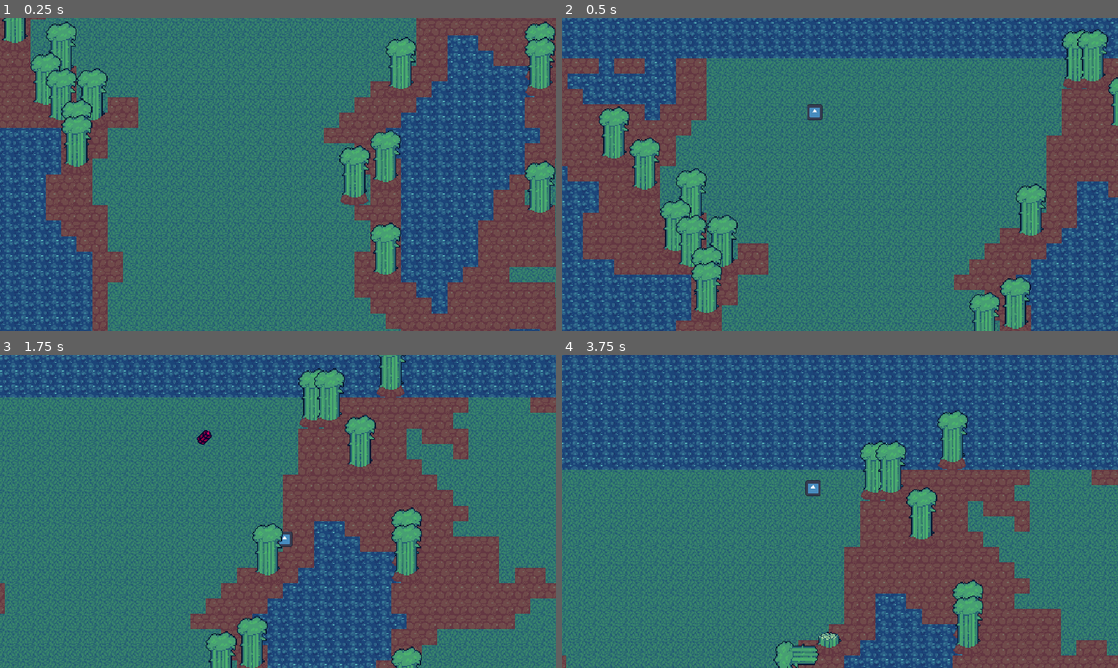
Above: before the commit, frames 1-4 (two rows, left to right).
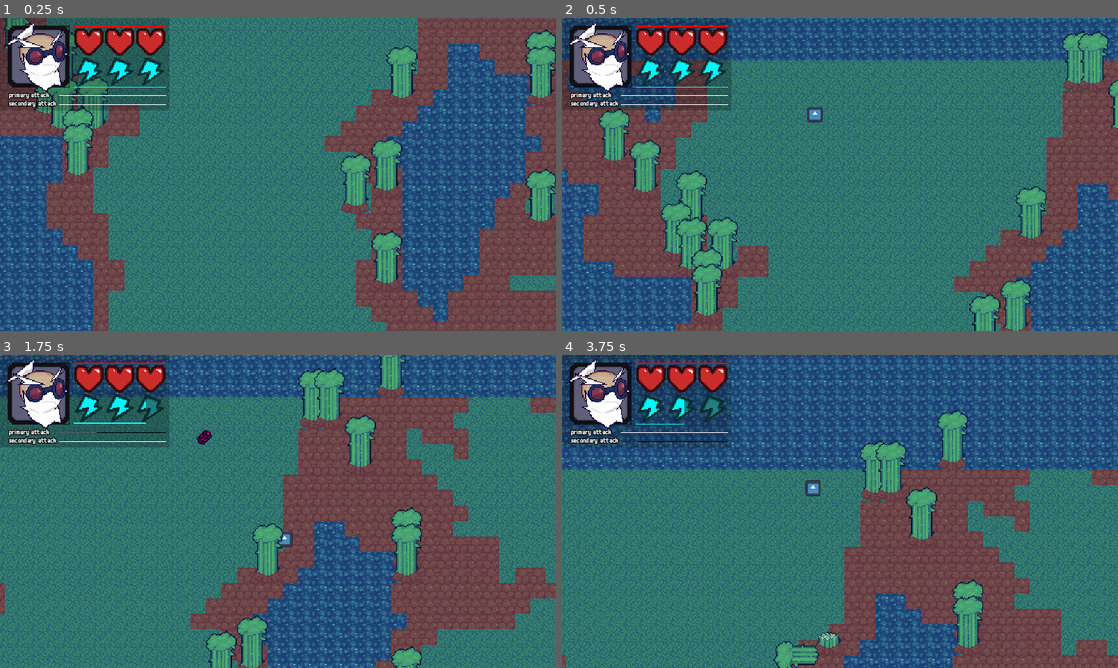
Above: after the commit, the same moments.

Repository: slotling/collateral-damage-gwj71
Game: Godot game, scene res://Scenes/Root/world.tscn
The game is run twice, just before and just after one commit, with the same random seed, the same clock (stepped at 60 frames per second) and the same inputs. The engine's default icon, where the game draws it, is replaced by a stand-in: a white triangle on a blue panel in a dark square.
Inputs (mouse positions are in pixels of both pictures, inside the frame that each line leads up to):
- Up to frame 1 (0.25 s): no input
- Up to frame 2 (0.5 s): no input
- Up to frame 3 (1.75 s): move the mouse to (400, 495) at 0.52 s; hold D (right) 0.53-1.28 s; hold Shift (run) 0.53-1.28 s; move the mouse to (166, 527) at 1.27 s; hold S (backward) from 1.28 s (still down); click (166, 527) at 1.35 s; tap Shift (run) at 1.55 s
- Up to frame 4 (3.75 s): move the mouse to (895, 442) at 2.02 s; release S (backward) at 2.03 s; hold D (right) 2.03-2.78 s; hold Shift (run) 2.03-2.78 s; right-click (895, 442) at 2.1 s; move the mouse to (812, 574) at 2.77 s; hold W (forward) 2.78-3.53 s; tap Shift (run) at 2.85 s; move the mouse to (1006, 558) at 3.52 s; hold A (left) from 3.53 s (still down); hold Shift (run) from 3.53 s (still down)

The runs differ from the first frame. In frame 1, 36% of the frame differs, in the area x 0-100%, y 0-100%; in frame 2, 32%; in frame 3, 7.8%; in frame 4, 8.5%.

Commit message:
GUI IS READY

Diff:
--- a/Handlers/AttackHandlers/CharacterAttack.gd
+++ b/Handlers/AttackHandlers/CharacterAttack.gd
@@ -1,6 +1,10 @@
 extends Node
 
+signal cooldown_end()
+
 @export var is_secondary_attack := false # will make it use secondary attack button if true
+@onready var cooldown_timer: Timer = $CooldownTimer
+
 signal execute_attack()
 
 func _ready():
@@ -9,9 +13,12 @@
 # Called every frame. 'delta' is the elapsed time since the previous frame.
 func _process(delta):
 	var pressed := Input.is_action_just_pressed("attack1") if !is_secondary_attack else Input.is_action_just_pressed("attack2")
-	if pressed and $CooldownTimer.is_stopped() and get_parent().state != "dead":
+	if pressed and cooldown_timer.is_stopped() and get_parent().state != "dead":
 		execute()
-		$CooldownTimer.start()
+		cooldown_timer.start()
 
 func execute():
 	pass
+
+func _on_cooldown_timer_timeout():
+	cooldown_end.emit()
--- a/Handlers/AttackHandlers/CharacterAttack.tscn
+++ b/Handlers/AttackHandlers/CharacterAttack.tscn
@@ -10,3 +10,5 @@
 
 [node name="CooldownTimer" type="Timer" parent="."]
 one_shot = true
+
+[connection signal="timeout" from="CooldownTimer" to="." method="_on_cooldown_timer_timeout"]
--- a/Handlers/SpriteShaker.gd
+++ b/Handlers/SpriteShaker.gd
@@ -1,6 +1,8 @@
 extends Node
+class_name SpriteShaker
 
-@export var sprite: Sprite2D
+@export var sprite: Node
+@export var offset_property: String = "offset"
 @export var duration: int = 12
 @export var pause_interval: float = 0.05
 @export var offset_range: int = 2
@@ -18,12 +20,12 @@
 	is_shaking = true
 
 	var sprites_to_offset: Array = [sprite]
-	var original_offsets_list: Array = [sprite.offset]
+	var original_offsets_list: Array = [sprite.get(offset_property)]
 
 	for sprite_child in sprite.get_children():
 		if sprite_child is Sprite2D:
 			sprites_to_offset.append(sprite_child)
-			original_offsets_list.append(sprite_child.offset)
+			original_offsets_list.append(sprite_child.get(offset_property))
 
 	for current_sprite_idx in sprites_to_offset.size():
 		soft_shake(sprites_to_offset[current_sprite_idx], original_offsets_list[current_sprite_idx])
@@ -39,12 +41,12 @@
 
 	for i in duration:
 
-		current_sprite.offset = offset
-		current_sprite.offset += global_random_offset
+		current_sprite.set(offset_property, offset)
+		current_sprite.set(offset_property, current_sprite.get(offset_property) + global_random_offset)
 		set_global_random_offset(current_sprite)
 		await get_tree().create_timer(pause_interval).timeout
 
 	if restore_default_offsets:
-		current_sprite.offset = offset
+		current_sprite.set(offset_property, offset)
 
 	is_shaking = false
--- /dev/null
+++ b/Resources/Atlases/gui_empty_hearts.tres
@@ -0,0 +1,7 @@
+[gd_resource type="AtlasTexture" load_steps=2 format=3 uid="uid://f67tfmkjjysr"]
+
+[ext_resource type="Texture2D" uid="uid://87t6to43gkmy" path="res://UI/GUI_art_improved.png" id="1_eucgl"]
+
+[resource]
+atlas = ExtResource("1_eucgl")
+region = Rect2(96, 0, 96, 32)
--- /dev/null
+++ b/Resources/Atlases/gui_empty_stamina_atlas.tres
@@ -0,0 +1,7 @@
+[gd_resource type="AtlasTexture" load_steps=2 format=3 uid="uid://ce6nmwq1d6tdc"]
+
+[ext_resource type="Texture2D" uid="uid://87t6to43gkmy" path="res://UI/GUI_art_improved.png" id="1_7rqwp"]
+
+[resource]
+atlas = ExtResource("1_7rqwp")
+region = Rect2(96, 32, 96, 32)
--- /dev/null
+++ b/Resources/Atlases/gui_half_empty_heart_atlas.tres
@@ -0,0 +1,7 @@
+[gd_resource type="AtlasTexture" load_steps=2 format=3 uid="uid://dxwi06pdtof53"]
+
+[ext_resource type="Texture2D" uid="uid://87t6to43gkmy" path="res://UI/GUI_art_improved.png" id="1_l44q4"]
+
+[resource]
+atlas = ExtResource("1_l44q4")
+region = Rect2(0, 128, 96, 32)
--- /dev/null
+++ b/Resources/Atlases/gui_hearts.tres
@@ -0,0 +1,7 @@
+[gd_resource type="AtlasTexture" load_steps=2 format=3 uid="uid://b3g38a4j7bre6"]
+
+[ext_resource type="Texture2D" uid="uid://87t6to43gkmy" path="res://UI/GUI_art_improved.png" id="1_v5h56"]
+
+[resource]
+atlas = ExtResource("1_v5h56")
+region = Rect2(0, 0, 96, 32)
--- /dev/null
+++ b/Resources/Atlases/gui_icon_atlas.tres
@@ -0,0 +1,7 @@
+[gd_resource type="AtlasTexture" load_steps=2 format=3 uid="uid://dmsc4lddqmp2g"]
+
+[ext_resource type="Texture2D" uid="uid://cau6ctrwqjr03" path="res://UI/Icon Template.png" id="1_2sqwm"]
+
+[resource]
+atlas = ExtResource("1_2sqwm")
+region = Rect2(0, 0, 64, 64)
--- /dev/null
+++ b/Resources/Atlases/gui_icon_lower_frame_atlas.tres
@@ -0,0 +1,7 @@
+[gd_resource type="AtlasTexture" load_steps=2 format=3 uid="uid://cy4bq8j415dod"]
+
+[ext_resource type="Texture2D" uid="uid://cau6ctrwqjr03" path="res://UI/Icon Template.png" id="1_q8k3e"]
+
+[resource]
+atlas = ExtResource("1_q8k3e")
+region = Rect2(64, 0, 64, 64)
--- /dev/null
+++ b/Resources/Atlases/gui_one_third_half_empty_hearts_atlas.tres
@@ -0,0 +1,7 @@
+[gd_resource type="AtlasTexture" load_steps=2 format=3 uid="uid://bikwrdv5af61h"]
+
+[ext_resource type="Texture2D" uid="uid://87t6to43gkmy" path="res://UI/GUI_art_improved.png" id="1_s7wcl"]
+
+[resource]
+atlas = ExtResource("1_s7wcl")
+region = Rect2(0, 64, 96, 32)
--- /dev/null
+++ b/Resources/Atlases/gui_stamina_atlas.tres
@@ -0,0 +1,7 @@
+[gd_resource type="AtlasTexture" load_steps=2 format=3 uid="uid://bno2dgijcapuc"]
+
+[ext_resource type="Texture2D" uid="uid://87t6to43gkmy" path="res://UI/GUI_art_improved.png" id="1_3mn6j"]
+
+[resource]
+atlas = ExtResource("1_3mn6j")
+region = Rect2(0, 32, 96, 32)
--- /dev/null
+++ b/Resources/Atlases/gui_two_thirds_half_empty_hearts_atlas.tres
@@ -0,0 +1,7 @@
+[gd_resource type="AtlasTexture" load_steps=2 format=3 uid="uid://7jgb4i5ygsqr"]
+
+[ext_resource type="Texture2D" uid="uid://87t6to43gkmy" path="res://UI/GUI_art_improved.png" id="1_khvd0"]
+
+[resource]
+atlas = ExtResource("1_khvd0")
+region = Rect2(96, 64, 96, 32)
--- a/Scenes/Entities/Enemies/terminator_enemy.tscn
+++ b/Scenes/Entities/Enemies/terminator_enemy.tscn
@@ -5,7 +5,6 @@
 [ext_resource type="Script" path="res://Handlers/AttackHandlers/EnemyAttacks/TerminatorEnemy_Attack1.gd" id="3_glmjw"]
 
 [node name="TerminatorEnemy" instance=ExtResource("1_iclhj")]
-y_sort_enabled = false
 
 [node name="MovementHandler" parent="." index="6"]
 max_speed = 250.0
--- a/Scenes/Entities/Projectiles/explosion.gd
+++ b/Scenes/Entities/Projectiles/explosion.gd
@@ -7,6 +7,7 @@
 
 # Called when the node enters the scene tree for the first time.
 func _ready():
+	Global.play_sound("PlayerSFX", "bomb" + str(randi_range(1, 3)), 0, global_position)
 	$AnimationPlayer.play("explosion")
 
 # Called every frame. 'delta' is the elapsed time since the previous frame.
--- a/Scenes/Entities/player.gd
+++ b/Scenes/Entities/player.gd
@@ -3,6 +3,9 @@
 
 @onready var movement_handler: Node = $MovementHandler
 @onready var health_handler: Node = $HealthHandler
+@onready var primary_attack: Node = $CharacterAttack1
+@onready var secondary_attack: Node = $CharacterAttack2
+@onready var game_ui: Node = $GUI
 
 var state: String = "idle"
 
@@ -18,3 +21,6 @@
 
 func _on_hit_box_handler_hit(strength, cause, hurtbox_global_position):
 	health_handler.affect(-abs(strength), cause, hurtbox_global_position)
+
+func _on_health_handler_hit(value, cause, hurtbox_global_position):
+	game_ui.update_hearts(value, cause)
--- a/Scenes/Entities/player.tscn
+++ b/Scenes/Entities/player.tscn
@@ -51,3 +51,4 @@
 
 [connection signal="hit" from="HitBoxHandler" to="." method="_on_hit_box_handler_hit"]
 [connection signal="died" from="HealthHandler" to="." method="_on_health_handler_died"]
+[connection signal="hit" from="HealthHandler" to="." method="_on_health_handler_hit"]
--- a/Scenes/Environment/bamboo.gd
+++ b/Scenes/Environment/bamboo.gd
@@ -40,3 +40,7 @@
 
 	health_handler.affect(randi_range(5, 10), "Heal", global_position)
 	$RegrowTimer.start(2)
+
+func _on_animation_player_current_animation_changed(anim_name):
+	if anim_name == "hit":
+		Global.play_sound("EnvSFX", "bamboo" + str(randi_range(1, 3)), 0, global_position)
--- a/Scenes/Environment/bamboo.tscn
+++ b/Scenes/Environment/bamboo.tscn
@@ -10,6 +10,37 @@
 [sub_resource type="AtlasTexture" id="AtlasTexture_ji3it"]
 atlas = ExtResource("3_2df0l")
 region = Rect2(384, 96, 320, 120)
+
+[sub_resource type="Animation" id="Animation_56ky8"]
+length = 0.001
+tracks/0/type = "value"
+tracks/0/imported = false
+tracks/0/enabled = true
+tracks/0/path = NodePath("Sprite2D/GrownSprite:scale")
+tracks/0/interp = 1
+tracks/0/loop_wrap = true
+tracks/0/keys = {
+"times": PackedFloat32Array(0),
+"transitions": PackedFloat32Array(1),
+"update": 0,
+"values": [Vector2(1, 1)]
+}
+
+[sub_resource type="Animation" id="Animation_fh40o"]
+resource_name = "fallen"
+length = 0.1
+tracks/0/type = "value"
+tracks/0/imported = false
+tracks/0/enabled = true
+tracks/0/path = NodePath("Sprite2D/GrownSprite:scale")
+tracks/0/interp = 1
+tracks/0/loop_wrap = true
+tracks/0/keys = {
+"times": PackedFloat32Array(0),
+"transitions": PackedFloat32Array(1),
+"update": 0,
+"values": [Vector2(1e-05, 1e-05)]
+}
 
 [sub_resource type="Animation" id="Animation_q1pyo"]
 resource_name = "grow"
@@ -27,21 +58,6 @@
 "values": [Vector2(1, 1e-05), Vector2(0.7, 1.1), Vector2(1, 1)]
 }
 
-[sub_resource type="Animation" id="Animation_56ky8"]
-length = 0.001
-tracks/0/type = "value"
-tracks/0/imported = false
-tracks/0/enabled = true
-tracks/0/path = NodePath("Sprite2D/GrownSprite:scale")
-tracks/0/interp = 1
-tracks/0/loop_wrap = true
-tracks/0/keys = {
-"times": PackedFloat32Array(0),
-"transitions": PackedFloat32Array(1),
-"update": 0,
-"values": [Vector2(1, 1)]
-}
-
 [sub_resource type="Animation" id="Animation_4tr8r"]
 resource_name = "hit"
 length = 0.3
@@ -56,22 +72,6 @@
 "transitions": PackedFloat32Array(1, 1),
 "update": 0,
 "values": [Vector2(0.9, 1), Vector2(1, 1)]
-}
-
-[sub_resource type="Animation" id="Animation_fh40o"]
-resource_name = "fallen"
-length = 0.1
-tracks/0/type = "value"
-tracks/0/imported = false
-tracks/0/enabled = true
-tracks/0/path = NodePath("Sprite2D/GrownSprite:scale")
-tracks/0/interp = 1
-tracks/0/loop_wrap = true
-tracks/0/keys = {
-"times": PackedFloat32Array(0),
-"transitions": PackedFloat32Array(1),
-"update": 0,
-"values": [Vector2(1e-05, 1e-05)]
 }
 
 [sub_resource type="AnimationLibrary" id="AnimationLibrary_2fvjx"]
@@ -129,5 +129,6 @@
 position = Vector2(0, -32)
 shape = SubResource("RectangleShape2D_3c36m")
 
+[connection signal="current_animation_changed" from="AnimationPlayer" to="." method="_on_animation_player_current_animation_changed"]
 [connection signal="timeout" from="RegrowTimer" to="." method="_on_regrow_timer_timeout"]
 [connection signal="hit" from="HitBoxHandler" to="." method="_on_hit_box_handler_hit"]
--- a/Scenes/Environment/fallen_bamboo.gd
+++ b/Scenes/Environment/fallen_bamboo.gd
@@ -10,6 +10,7 @@
 	anim_player.play(anim_name)
 
 func sprite_shaker_shake():
+	Global.play_sound("EnvSFX", "bamboo" + str(randi_range(1, 3)), 0, global_position)
 	sprite_shaker.shake()
 
 
--- a/Scenes/Environment/fallen_bamboo.tscn
+++ b/Scenes/Environment/fallen_bamboo.tscn
@@ -13,7 +13,7 @@
 tracks/0/imported = false
 tracks/0/enabled = true
 tracks/0/path = NodePath("Sprite2D:position")
-tracks/0/interp = 1
+tracks/0/interp = 2
 tracks/0/loop_wrap = true
 tracks/0/keys = {
 "times": PackedFloat32Array(0, 0.2, 0.3, 0.4, 0.55, 0.6),
@@ -1183,6 +1183,8 @@
 
 [node name="FallenBamboo" instance=ExtResource("1_5vcay")]
 script = ExtResource("2_kbg35")
+flammable = null
+regeneratable = null
 
 [node name="SpriteShaker" parent="." index="0"]
 duration = 6
@@ -1201,7 +1203,6 @@
 }
 
 [node name="HurtBoxHandler" parent="." index="4" instance=ExtResource("5_dom2m")]
-visible = false
 monitorable = false
 strength = 50
 cause = "Crushed"
--- a/Scenes/Generation/terrain.gd
+++ b/Scenes/Generation/terrain.gd
@@ -24,6 +24,14 @@
 	Vector2(0, 0),
 	Vector2(3, 7)
 ]
+
+func _ready():
+	randomize()
+	noise_map.noise.seed = randi()
+	noise = noise_map.noise
+	generate_initial()
+	generate()
+	make_and_bake_navigation()
 
 func relocate_player(x, y):
 	var target = get_tree().get_first_node_in_group("player")
@@ -93,15 +101,3 @@
 	new_navigation_mesh.add_outline(bounding_outline)
 	navigation.navigation_polygon = new_navigation_mesh
 	navigation.bake_navigation_polygon()
-
-
-func _ready():
-	randomize()
-	noise_map.noise.seed = randi()
-	noise = noise_map.noise
-	generate_initial()
-	generate()
-	make_and_bake_navigation()
-
-func _process(delta):
-	pass
--- a/Scenes/Root/world.tscn
+++ b/Scenes/Root/world.tscn
@@ -18,4 +18,3 @@
 size = Vector2(100, 100)
 
 [node name="DemolitionistPlayer" parent="." instance=ExtResource("2_0m2oe")]
-position = Vector2(8, 64)
--- a/UI/gui.gd
+++ b/UI/gui.gd
@@ -1,3 +1,57 @@
 extends CanvasLayer
 
-@onready var player: CharacterBody2D = get_parent()
+const heh1_preload: AtlasTexture = preload("res://Resources/Atlases/gui_one_third_half_empty_hearts_atlas.tres")
+const heh2_preload: AtlasTexture = preload("res://Resources/Atlases/gui_two_thirds_half_empty_hearts_atlas.tres")
+const heh3_preload: AtlasTexture = preload("res://Resources/Atlases/gui_half_empty_heart_atlas.tres")
+const hearts: AtlasTexture = preload("res://Resources/Atlases/gui_hearts.tres")
+
+@onready var player: Player = get_parent()
+@onready var heart_collection: TextureProgressBar = $Control/HBoxContainer/VBoxContainer/Hearts
+@onready var heart_shaker: SpriteShaker = $HeartShaker
+@onready var stamina_collection: TextureProgressBar = $Control/HBoxContainer/VBoxContainer/Stamina
+@onready var stamina_shaker: SpriteShaker = $StaminaShaker
+@onready var icon_shaker: SpriteShaker = $IconShaker
+@onready var primary_atk_cooldown: ProgressBar = $AttackCooldowns/PrimaryAttackCooldown
+@onready var secondary_atk_cooldown: ProgressBar = $AttackCooldowns/SecondaryAttackCooldown
+
+func _ready() -> void:
+	pass
+
+func _physics_process(_delta) -> void:
+	update_stamina()
+	update_cooldowns()
+
+func update_cooldowns() -> void:
+	var primary_cdt: Timer = player.primary_attack.cooldown_timer
+	var secondary_cdt: Timer = player.secondary_attack.cooldown_timer
+	var primary_modulate_remap: float = remap(primary_cdt.time_left, 0, primary_cdt.wait_time, 1.0, 0.0)
+	var secondary_modulate_remap: float = remap(secondary_cdt.time_left, 0, secondary_cdt.wait_time, 1.0, 0.0)
+	primary_atk_cooldown.value = remap(primary_cdt.time_left, 0, primary_cdt.wait_time, 64, 0)
+	primary_atk_cooldown.modulate = Color(primary_modulate_remap, primary_modulate_remap, primary_modulate_remap, 1.0)
+	secondary_atk_cooldown.value = remap(secondary_cdt.time_left, 0, secondary_cdt.wait_time, 64, 0)
+	secondary_atk_cooldown.modulate = Color(secondary_modulate_remap, secondary_modulate_remap, secondary_modulate_remap, 1.0)
+
+func update_stamina() -> void:
+	if player.movement_handler.running and player.state == "walk":
+		stamina_shaker.shake()
+
+	if player.state == "dead":
+		stamina_collection.value = 0
+	else:
+		stamina_collection.value = remap(player.movement_handler.stamina, 0, 1000, 0, 96)
+
+func update_hearts(_damage, _cause) -> void:
+	heart_shaker.shake()
+	icon_shaker.shake()
+	heart_collection.value = player.health_handler.health
+
+	if heart_collection.value > 90:
+		heart_collection.set_progress_texture(hearts)
+	elif heart_collection.value > 55:
+		heart_collection.set_progress_texture(heh1_preload)
+	elif heart_collection.value > 0:
+		heart_collection.set_progress_texture(heh2_preload)
+	else:
+		heart_collection.set_progress_texture(heh3_preload)
+
+	# 87, 53, 19
--- a/UI/gui.tscn
+++ b/UI/gui.tscn
@@ -1,9 +1,49 @@
-[gd_scene load_steps=2 format=3 uid="uid://c37pk28hj6rad"]
+[gd_scene load_steps=14 format=3 uid="uid://c37pk28hj6rad"]
 
 [ext_resource type="Script" path="res://UI/gui.gd" id="1_a0fpn"]
+[ext_resource type="Texture2D" uid="uid://dmsc4lddqmp2g" path="res://Resources/Atlases/gui_icon_atlas.tres" id="2_vd156"]
+[ext_resource type="Texture2D" uid="uid://cy4bq8j415dod" path="res://Resources/Atlases/gui_icon_lower_frame_atlas.tres" id="4_ddwg2"]
+[ext_resource type="Texture2D" uid="uid://f67tfmkjjysr" path="res://Resources/Atlases/gui_empty_hearts.tres" id="5_m2yw5"]
+[ext_resource type="Texture2D" uid="uid://dgfuu1enctak4" path="res://Assets/Emotions/TeddyDynamite/TeddyDynamiteEmotionSheet.png" id="5_ugdgb"]
+[ext_resource type="Texture2D" uid="uid://b3g38a4j7bre6" path="res://Resources/Atlases/gui_hearts.tres" id="6_6yntk"]
+[ext_resource type="PackedScene" uid="uid://bwvgbh0q0mp66" path="res://Handlers/sprite_shaker.tscn" id="7_yytos"]
+[ext_resource type="Texture2D" uid="uid://ce6nmwq1d6tdc" path="res://Resources/Atlases/gui_empty_stamina_atlas.tres" id="8_tp7gk"]
+[ext_resource type="Texture2D" uid="uid://bno2dgijcapuc" path="res://Resources/Atlases/gui_stamina_atlas.tres" id="9_wnh1g"]
+[ext_resource type="FontFile" uid="uid://bi6x30dpos4nj" path="res://Assets/Fonts/m6x11plus.ttf" id="10_u05t0"]
+
+[sub_resource type="LabelSettings" id="LabelSettings_p5pw0"]
+line_spacing = -0.155
+font = ExtResource("10_u05t0")
+font_size = 8
+outline_size = 3
+outline_color = Color(0, 0, 0, 1)
+
+[sub_resource type="StyleBoxFlat" id="StyleBoxFlat_ajj8a"]
+bg_color = Color(0, 0, 0, 1)
+
+[sub_resource type="StyleBoxFlat" id="StyleBoxFlat_61g2h"]
+bg_color = Color(1, 1, 1, 1)
 
 [node name="GUI" type="CanvasLayer"]
 script = ExtResource("1_a0fpn")
+
+[node name="HeartShaker" parent="." node_paths=PackedStringArray("sprite") instance=ExtResource("7_yytos")]
+sprite = NodePath("../Control/HBoxContainer/VBoxContainer/Hearts")
+offset_property = "texture_progress_offset"
+pause_interval = 0.01
+offset_range = 7
+
+[node name="StaminaShaker" parent="." node_paths=PackedStringArray("sprite") instance=ExtResource("7_yytos")]
+sprite = NodePath("../Control/HBoxContainer/VBoxContainer/Stamina")
+offset_property = "texture_progress_offset"
+pause_interval = 0.01
+offset_range = 1
+
+[node name="IconShaker" parent="." node_paths=PackedStringArray("sprite") instance=ExtResource("7_yytos")]
+sprite = NodePath("../Control/HBoxContainer/IconBase/Icon")
+duration = 10
+pause_interval = 0.01
+offset_range = 7
 
 [node name="Control" type="Control" parent="."]
 layout_mode = 3
@@ -12,3 +52,84 @@
 anchor_bottom = 1.0
 grow_horizontal = 2
 grow_vertical = 2
+
+[node name="ColorRect" type="ColorRect" parent="Control"]
+layout_mode = 0
+offset_right = 176.0
+offset_bottom = 96.0
+color = Color(0, 0, 0, 0.211765)
+
+[node name="HBoxContainer" type="HBoxContainer" parent="Control"]
+layout_mode = 0
+offset_left = 8.0
+offset_top = 8.0
+offset_right = 184.0
+offset_bottom = 72.0
+
+[node name="IconBase" type="TextureRect" parent="Control/HBoxContainer"]
+layout_mode = 2
+texture = ExtResource("2_vd156")
+stretch_mode = 2
+
+[node name="Frame" type="TextureRect" parent="Control/HBoxContainer/IconBase"]
+layout_mode = 2
+offset_right = 64.0
+offset_bottom = 64.0
+texture = ExtResource("4_ddwg2")
+
+[node name="Icon" type="Sprite2D" parent="Control/HBoxContainer/IconBase"]
+position = Vector2(32, 32)
+texture = ExtResource("5_ugdgb")
+hframes = 4
+
+[node name="VBoxContainer" type="VBoxContainer" parent="Control/HBoxContainer"]
+layout_mode = 2
+theme_override_constants/separation = 0
+
+[node name="Hearts" type="TextureProgressBar" parent="Control/HBoxContainer/VBoxContainer"]
+layout_mode = 2
+value = 100.0
+texture_under = ExtResource("5_m2yw5")
+texture_progress = ExtResource("6_6yntk")
+
+[node name="Stamina" type="TextureProgressBar" parent="Control/HBoxContainer/VBoxContainer"]
+layout_mode = 2
+max_value = 96.0
+value = 96.0
+allow_lesser = true
+texture_under = ExtResource("8_tp7gk")
+texture_progress = ExtResource("9_wnh1g")
+
+[node name="Label" type="Label" parent="Control"]
+layout_mode = 0
+offset_left = 9.0
+offset_top = 75.0
+offset_right = 62.0
+offset_bottom = 93.0
+text = "primary attack
+secondary attack"
+label_settings = SubResource("LabelSettings_p5pw0")
+autowrap_mode = 3
+
+[node name="AttackCooldowns" type="VBoxContainer" parent="."]
+offset_left = 61.0
+offset_top = 80.0
+offset_right = 172.0
+offset_bottom = 96.0
+theme_override_constants/separation = 8
+
+[node name="PrimaryAttackCooldown" type="ProgressBar" parent="AttackCooldowns"]
+layout_mode = 2
+theme_override_styles/background = SubResource("StyleBoxFlat_ajj8a")
+theme_override_styles/fill = SubResource("StyleBoxFlat_61g2h")
+max_value = 64.0
+value = 64.0
+show_percentage = false
+
+[node name="SecondaryAttackCooldown" type="ProgressBar" parent="AttackCooldowns"]
+layout_mode = 2
+theme_override_styles/background = SubResource("StyleBoxFlat_ajj8a")
+theme_override_styles/fill = SubResource("StyleBoxFlat_61g2h")
+max_value = 64.0
+value = 64.0
+show_percentage = false
--- /dev/null
+++ b/default_bus_layout.tres
@@ -0,0 +1,9 @@
+[gd_resource type="AudioBusLayout" format=3 uid="uid://ncgurggblure"]
+
+[resource]
+bus/1/name = &"SFX"
+bus/1/solo = false
+bus/1/mute = false
+bus/1/bypass_fx = false
+bus/1/volume_db = -30.1465
+bus/1/send = &"Master"
--- a/global.gd
+++ b/global.gd
@@ -35,7 +35,7 @@
 	if FileAccess.file_exists(save_path):
 		var file = FileAccess.open(save_path, FileAccess.READ)
 		data = file.get_var()
-		print_rich("[rainbow freq=1.0 sat=0.8 val=0.8]" + str(data) + "[/rainbow]")
+		print_rich("[rainbow freq=1.0 sat=0.8 val=0.8]" + str(data) + "[/rainbow]\n[img=160x160]res://Assets/Megarion.png[/img]")
 		file.close()
 	else:
 		reboot_data()
@@ -49,3 +49,26 @@
 # Utility functions
 func add_world_node(instance) -> void:
 	get_tree().get_first_node_in_group("main").call_deferred("add_child", instance)
+
+func play_sound(folder:String="", file_name:String="DO NOT OPEN", volumedb:float=0.0, global_position:Vector2=Vector2(-9999, 9999)):
+	var audio_stream_player = AudioStreamPlayer.new()
+	var audio_stream: AudioStreamOggVorbis = load("res://Assets/Sounds/" + folder + "/" + file_name + ".ogg")
+
+	if global_position != Vector2(-9999, 9999):
+		audio_stream_player = AudioStreamPlayer2D.new()
+
+
+	audio_stream_player.stream = audio_stream
+	audio_stream_player.volume_db = volumedb
+
+	if "SFX" in folder:
+		audio_stream_player.bus = "SFX"
+
+	audio_stream_player.connect("finished", audio_stream_player.queue_free)
+
+	$AudioPlayers.call_deferred("add_child", audio_stream_player)
+
+	audio_stream_player.call_deferred("play")
+
+	if global_position != Vector2(-9999, 9999):
+		audio_stream_player.call_deferred("set", "global_position", global_position)
--- a/global.tscn
+++ b/global.tscn
@@ -4,3 +4,7 @@
 
 [node name="Global" type="Node"]
 script = ExtResource("1_4bojm")
+
+[node name="AudioPlayers" type="Node" parent="."]
+
+[node name="AudioStreamPlayer" type="AudioStreamPlayer" parent="AudioPlayers"]
Binary file added: Assets/Emotions/TeddyDynamite/TeddyDynamiteEmotionSheet.png
Not shown, added: Assets/Emotions/TeddyDynamite/TeddyDynamiteEmotionSheet.png.import
Binary file added: Assets/Megarion.png
Not shown, added: Assets/Megarion.png.import
Not shown, added: Assets/Sounds/BGMusic/Public Safety Risk.ogg.import
Not shown, added: Assets/Sounds/BGMusic/Trouble at Shichishito Forest.ogg.import
Not shown, added: Assets/Sounds/DO NOT OPEN.ogg.import
Not shown, added: Assets/Sounds/EnemySFX/panda_d1.ogg.import
Not shown, added: Assets/Sounds/EnemySFX/panda_d2.ogg.import
Not shown, added: Assets/Sounds/EnemySFX/panda_d3.ogg.import
Not shown, added: Assets/Sounds/EnvSFX/bamboo1.ogg.import
Not shown, added: Assets/Sounds/EnvSFX/bamboo2.ogg.import
(and 95 more such lines)
